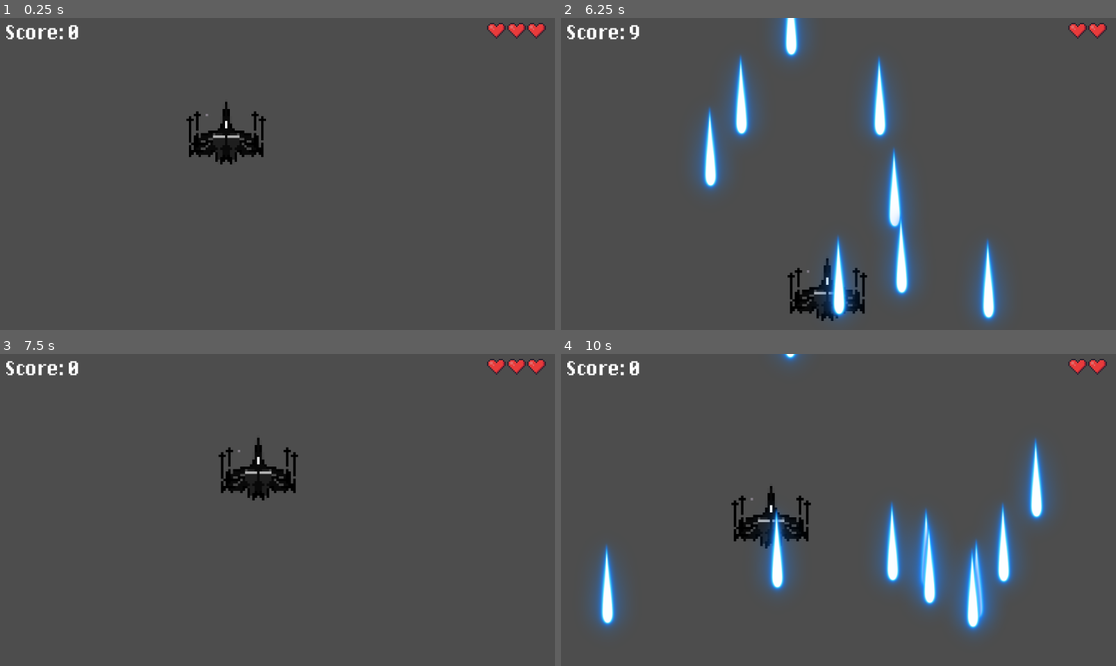
Above: before the commit, frames 1-4 (two rows, left to right).
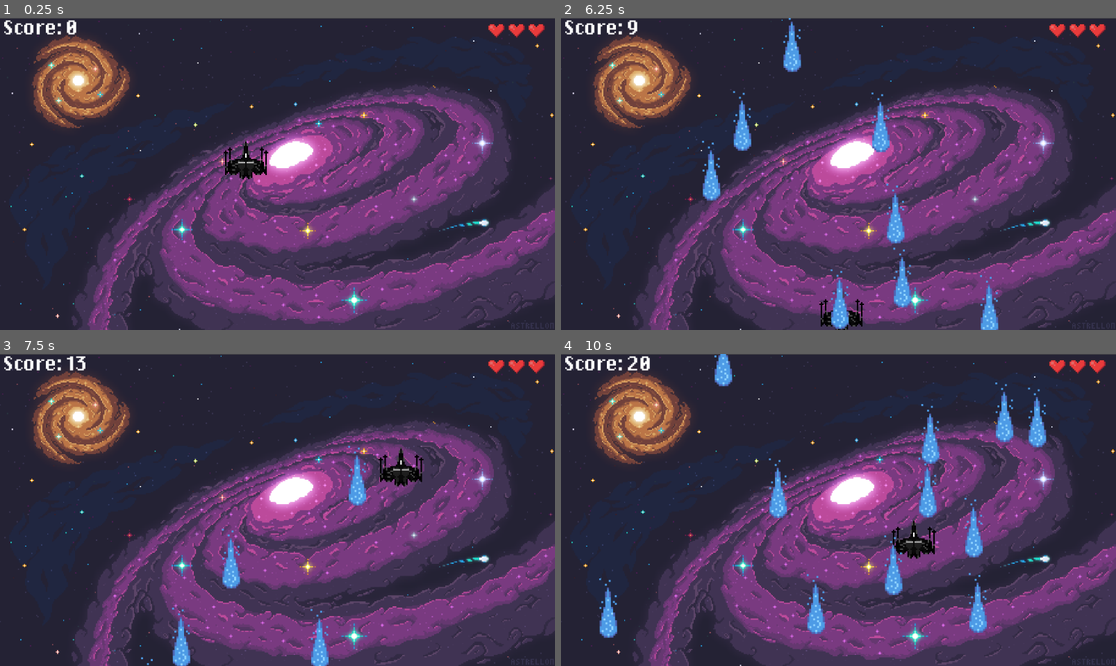
Above: after the commit, the same moments.

Repository: Fiss53/SpaceInvader
Game: Godot game, scene res://scene/MainScene.tscn
Two runs of this game, one before a commit and one after it. Both use one fixed random seed, a clock stepped at 60 frames per second and the inputs below.
Inputs:
- Up to frame 1 (0.25 s): no input
- Up to frame 2 (6.25 s): tap Enter at 0.5 s; hold Right (ui_right) 0.53-1.28 s; hold Down (ui_down) 1.28-2.03 s; hold Right (ui_right) 2.03-2.78 s; hold Up (ui_up) 2.78-3.53 s; hold Left (ui_left) 3.53-5.03 s; hold Down (ui_down) 5.03-5.78 s; hold Right (ui_right) from 5.78 s (still down)
- Up to frame 3 (7.5 s): release Right (ui_right) at 6.53 s; hold Up (ui_up) 6.53-7.28 s; hold Right (ui_right) from 7.28 s (still down)
- Up to frame 4 (10 s): release Right (ui_right) at 8.03 s; hold Down (ui_down) 8.03-8.78 s; hold Left (ui_left) 8.78-9.53 s; hold Up (ui_up) from 9.53 s (still down)

The runs differ from the first frame. In frame 1, 96% of the frame differs, in the area x 0-100%, y 0-100%; in frame 2, 97%; in frame 3, 96%; in frame 4, 97%.

Commit message:
Code améliorer deplacement + new sprite

Diff:
--- a/scene/Enemy.tscn
+++ b/scene/Enemy.tscn
@@ -1,10 +1,10 @@
 [gd_scene load_steps=4 format=3 uid="uid://beqa8ebru37oo"]
 
 [ext_resource type="Script" path="res://scene/Enemy.gd" id="2"]
-[ext_resource type="Texture2D" uid="uid://1a38cr0utdqr" path="res://assets/Laser Sprites/11.png" id="2_wqi2a"]
+[ext_resource type="Texture2D" uid="uid://o1hrbihd0r0b" path="res://assets/laser400.png" id="2_yl0o2"]
 
 [sub_resource type="RectangleShape2D" id="1"]
-size = Vector2(164.005, 41.9995)
+size = Vector2(106, 35.0162)
 
 [node name="sceneEnemy" type="Node2D"]
 position = Vector2(365, 198)
@@ -12,14 +12,14 @@
 script = ExtResource("2")
 
 [node name="Sprite2D" type="Sprite2D" parent="."]
-rotation = 3.14159
-texture = ExtResource("2_wqi2a")
+rotation = 1.5708
+texture = ExtResource("2_yl0o2")
 
 [node name="EnemyHitBox" type="Area2D" parent="."]
 rotation = 0.013822
 
 [node name="CollisionShape2D" type="CollisionShape2D" parent="EnemyHitBox"]
-position = Vector2(8.00024, -0.998047)
+position = Vector2(-6.99614, 2.49362)
 shape = SubResource("1")
 
 [connection signal="area_entered" from="EnemyHitBox" to="." method="_on_Area2D_area_entered"]
--- a/scene/MainScene.tscn
+++ b/scene/MainScene.tscn
@@ -1,57 +1,90 @@
-[gd_scene load_steps=10 format=3 uid="uid://jgk8h85q0kvk"]
+[gd_scene load_steps=12 format=3 uid="uid://jgk8h85q0kvk"]
 
 [ext_resource type="Script" path="res://scripts/Player.gd" id="1"]
-[ext_resource type="Texture2D" uid="uid://dx1pvg4qr6orx" path="res://assets/x_wing.png" id="2_y3qbr"]
+[ext_resource type="Texture2D" uid="uid://b8weht8njfawj" path="res://assets/xwing_700.png" id="2_ek3jl"]
 [ext_resource type="Script" path="res://scene/CollisionShape2D.gd" id="3"]
 [ext_resource type="Script" path="res://scene/EnemyPool.gd" id="4"]
 [ext_resource type="PackedScene" uid="uid://cvvn5ucspw8kw" path="res://scene/HP.tscn" id="5"]
 [ext_resource type="Script" path="res://scripts/RichTextLabel.gd" id="6_4xh0a"]
 [ext_resource type="FontFile" uid="uid://bdled44q30bpf" path="res://fonts/DePixelHalbfett.otf" id="6_34uh1"]
+[ext_resource type="Texture2D" uid="uid://vpvumsp5bjgj" path="res://assets/6AiWJgLP-wallha.com.png" id="8_va6pc"]
+
+[sub_resource type="RectangleShape2D" id="2"]
+size = Vector2(1152, 648)
 
 [sub_resource type="RectangleShape2D" id="1"]
-size = Vector2(32, 32)
+size = Vector2(92, 78)
 
-[sub_resource type="RectangleShape2D" id="2"]
-size = Vector2(1154, 650)
+[sub_resource type="SegmentShape2D" id="SegmentShape2D_i2ims"]
+a = Vector2(0.999978, -507)
+b = Vector2(1, 645)
 
 [node name="MainScene" type="Node2D"]
 
-[node name="Player" type="Node2D" parent="."]
-position = Vector2(364, 248)
+[node name="Area2D" type="Area2D" parent="."]
+position = Vector2(-1, 1)
+metadata/_edit_group_ = true
+
+[node name="CollisionShape2D" type="CollisionShape2D" parent="Area2D"]
+position = Vector2(577, 323)
+shape = SubResource("2")
+
+[node name="TextureRect" type="TextureRect" parent="Area2D"]
+offset_right = 1153.0
+offset_bottom = 647.0
+texture = ExtResource("8_va6pc")
+expand_mode = 1
+metadata/_edit_use_anchors_ = true
+
+[node name="Player" type="CharacterBody2D" parent="Area2D"]
+position = Vector2(365, 247)
 script = ExtResource("1")
+metadata/_edit_group_ = true
 
-[node name="Sprite2D" type="Sprite2D" parent="Player"]
+[node name="Sprite2D" type="Sprite2D" parent="Area2D/Player"]
 position = Vector2(148, 51)
-texture = ExtResource("2_y3qbr")
+texture = ExtResource("2_ek3jl")
 
-[node name="PlayerHitBox" type="Area2D" parent="Player"]
-
-[node name="CollisionShape2D" type="CollisionShape2D" parent="Player/PlayerHitBox"]
-position = Vector2(148, 51)
+[node name="CollisionShape2D" type="CollisionShape2D" parent="Area2D/Player"]
+position = Vector2(146, 47)
 shape = SubResource("1")
 script = ExtResource("3")
+
+[node name="HP" parent="." instance=ExtResource("5")]
+
+[node name="RichTextLabel" type="RichTextLabel" parent="."]
+offset_left = 9.0
+offset_top = 5.0
+offset_right = 357.0
+offset_bottom = 122.0
+theme_override_fonts/normal_font = ExtResource("6_34uh1")
+theme_override_font_sizes/normal_font_size = 28
+text = "1 score"
+script = ExtResource("6_4xh0a")
 
 [node name="EnemyPool" type="Node2D" parent="."]
 position = Vector2(6, 1)
 script = ExtResource("4")
 
-[node name="Area2D" type="Area2D" parent="."]
+[node name="ScreenLimit" type="StaticBody2D" parent="."]
+position = Vector2(-7, -1)
 
-[node name="CollisionShape2D" type="CollisionShape2D" parent="Area2D"]
-position = Vector2(575, 324)
-shape = SubResource("2")
+[node name="CollisionShape2D" type="CollisionShape2D" parent="ScreenLimit"]
+position = Vector2(652, -1)
+rotation = 1.5708
+shape = SubResource("SegmentShape2D_i2ims")
 
-[node name="HP" parent="." instance=ExtResource("5")]
+[node name="CollisionShape2D3" type="CollisionShape2D" parent="ScreenLimit"]
+position = Vector2(652, 649)
+rotation = 1.5708
+shape = SubResource("SegmentShape2D_i2ims")
 
-[node name="RichTextLabel" type="RichTextLabel" parent="."]
-offset_left = 13.0
-offset_top = 15.0
-offset_right = 361.0
-offset_bottom = 132.0
-theme_override_fonts/normal_font = ExtResource("6_34uh1")
-theme_override_font_sizes/normal_font_size = 28
-text = "1 score"
-script = ExtResource("6_4xh0a")
+[node name="CollisionShape2D2" type="CollisionShape2D" parent="ScreenLimit"]
+position = Vector2(5, 6)
+shape = SubResource("SegmentShape2D_i2ims")
 
-[connection signal="area_entered" from="Player/PlayerHitBox" to="Player" method="collision"]
+[node name="CollisionShape2D4" type="CollisionShape2D" parent="ScreenLimit"]
+position = Vector2(1159, 505)
+shape = SubResource("SegmentShape2D_i2ims")
+
 [connection signal="area_exited" from="Area2D" to="EnemyPool" method="sortie"]
--- a/scripts/Player.gd
+++ b/scripts/Player.gd
@@ -1,34 +1,25 @@
-extends Node2D
+extends CharacterBody2D
 
 
 # Declare member variables here. Examples:
 # var a = 2
 var speed = 500
-const limitxright = 970
-const limitxleft = -120
-const limitydown = -15
-const limityup = 565
-
+var screen_size
 # Called when the node enters the scene tree for the first time.
 func _ready():
-	pass
+	screen_size = get_viewport_rect().size
+	velocity.x = 0
+	velocity.y = 0
 
-func _input(event):
-	print(event.as_text())
-	if (event.is_action_pressed("ui_right")):
-		print("aj")
-
+func get_input():
+	var input_dir = Input.get_vector("ui_left", "ui_right", "ui_up", "ui_down")
+	velocity = input_dir * speed
 
 # Called every frame. 'delta' is the elapsed time since the previous frame.
 func _process(delta):
-	if (Input.is_action_pressed("ui_right") && !(position.x > limitxright)):
-		position.x += speed * delta
-	if Input.is_action_pressed("ui_left")  && !(position.x < limitxleft):
-		position.x -= speed * delta
-	if Input.is_action_pressed("ui_up") && !(position.y < limitydown):
-		position.y -= speed * delta
-	if Input.is_action_pressed("ui_down")&& !(position.y > limityup):
-		position.y += speed * delta
+	get_input()
+	move_and_slide()
+
 
 
 func collision(area):
Binary file added: assets/6AiWJgLP-wallha.com.png
Not shown, added: assets/6AiWJgLP-wallha.com.png.import
Binary file added: assets/Laser Sprites/xwing_500.png
Not shown, added: assets/Laser Sprites/xwing_500.png.import
Binary file added: assets/Laser Sprites/xwing_600.png
Not shown, added: assets/Laser Sprites/xwing_600.png.import
Binary file added: assets/Laser Sprites/xwing_700.png
Not shown, added: assets/Laser Sprites/xwing_700.png.import
Binary file added: assets/laser400.png
Not shown, added: assets/laser400.png.import
Binary file added: assets/xwing_500.png
Not shown, added: assets/xwing_500.png.import
(and 8 more such lines)
